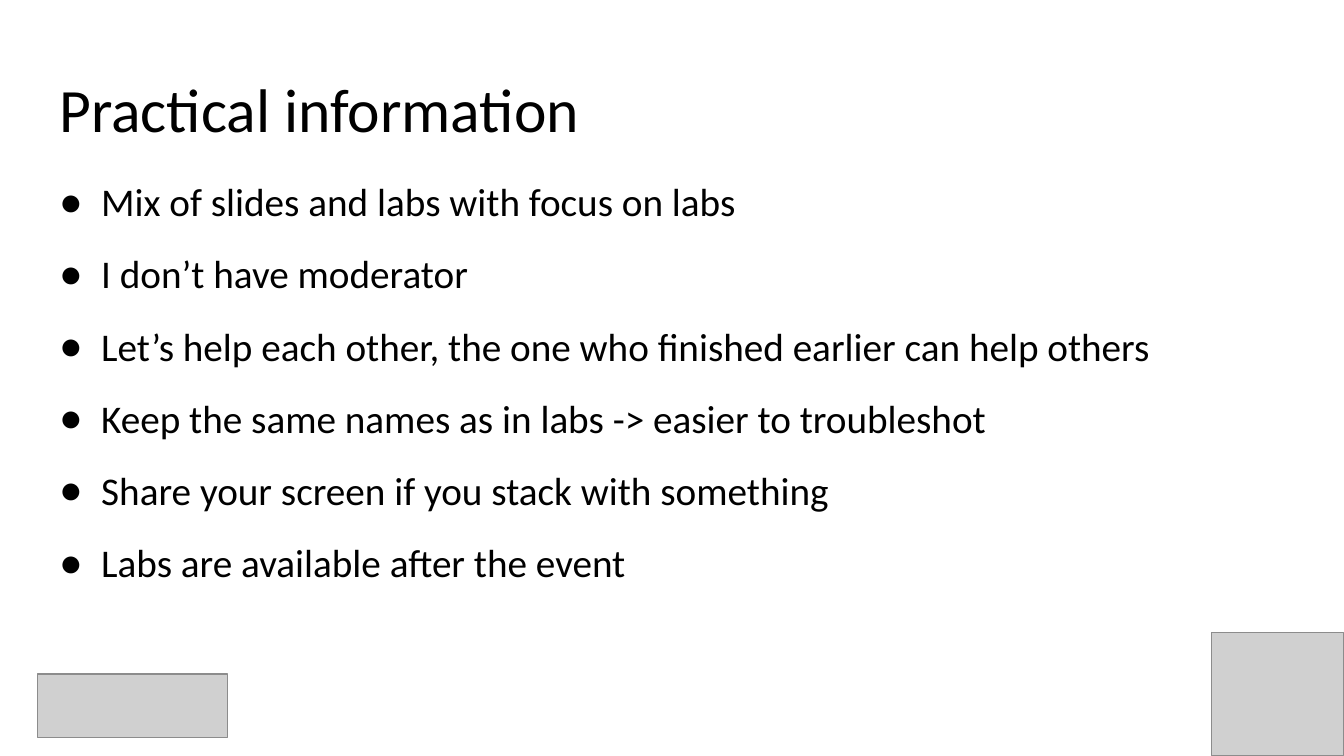
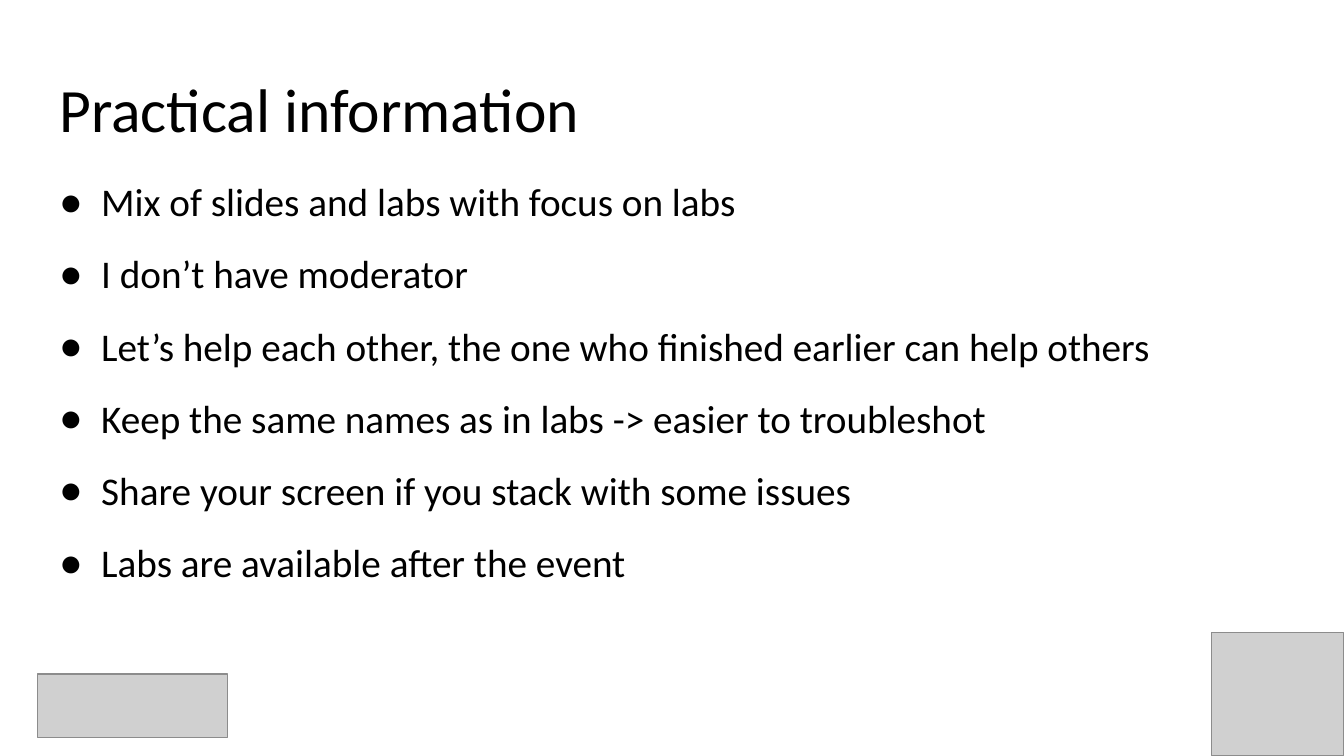
Before and after one commit to evgenyb/aks-workshops, a slide deck: slide 4 of 02-aks-advanced-configuration/slides/Advanced AKS Configuration.pptx. Drawn at 1344x756 pixels with LibreOffice and Linux fonts; fonts in the diff are those of the drawing; grey boxes stand for pictures. Boxes give left, top, right and bottom in pixels: in the first picture for what was removed or moved away, otherwise in the second. Text is boxed around its words. In the diff, an @@ line names an element or a change of style, - is before the commit and + after.

```diff
--- a/02-aks-advanced-configuration/slides/Advanced AKS Configuration.pptx
+++ b/02-aks-advanced-configuration/slides/Advanced AKS Configuration.pptx
@@ text at (101, 477, 851, 512): text changed @@
-● Share your screen if you stack with something
+● Share your screen if you stack with some issues
```
Also in this commit, not shown: 9 other slides changed, 7 slides added, 5 other files.
